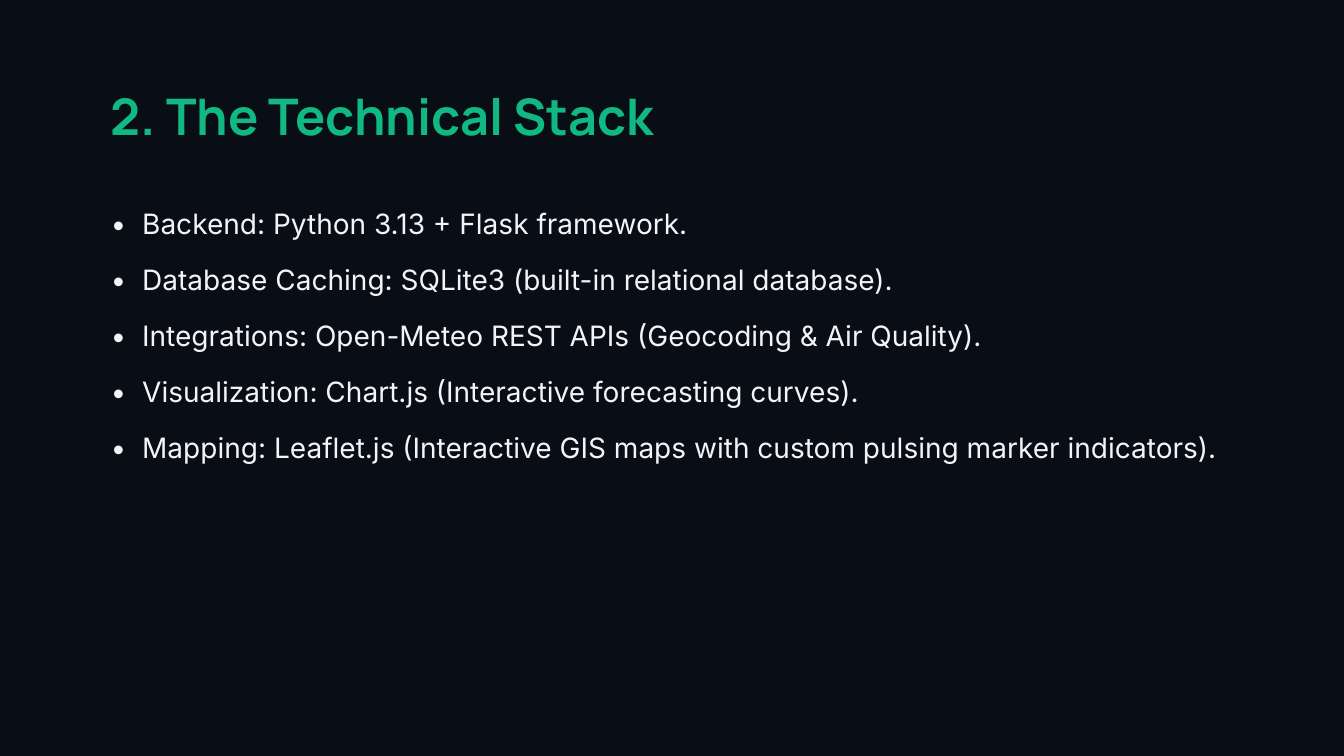
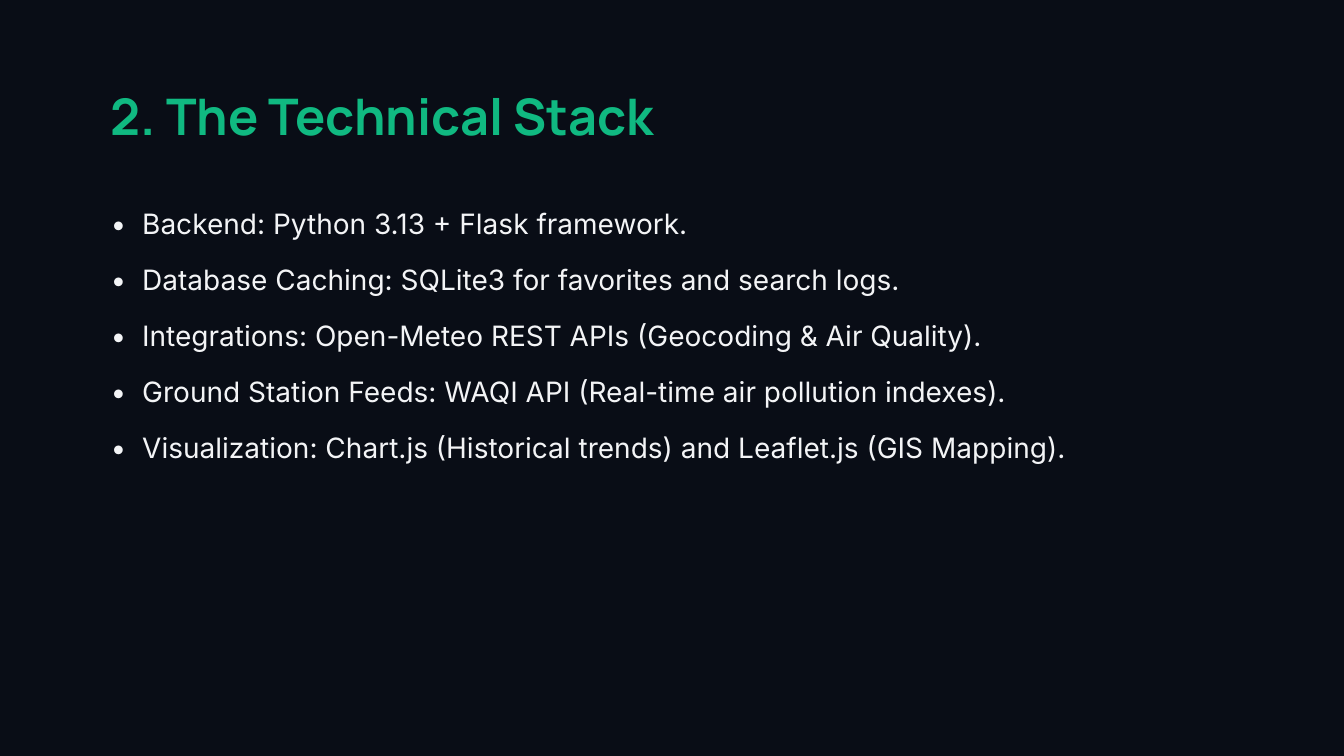
Before and after one commit to Shivaraj519/AeroQuest, a slide deck: slide 3 of AeroQuest_Presentation.pptx. Drawn at 1344x756 pixels with LibreOffice and Linux fonts; fonts in the diff are those of the drawing. Boxes give left, top, right and bottom in pixels: in the first picture for what was removed or moved away, otherwise in the second. Text is boxed around its words. In the diff, an @@ line names an element or a change of style, - is before the commit and + after.

```diff
--- a/AeroQuest_Presentation.pptx
+++ b/AeroQuest_Presentation.pptx
@@ text at (142, 268, 900, 296): text changed @@
-• Database Caching: SQLite3 (built-in relational database).
+• Database Caching: SQLite3 for favorites and search logs.
@@ text at (142, 379, 1065, 464): text changed @@
-• Visualization: Chart.js (Interactive forecasting curves).
-• Mapping: Leaflet.js (Interactive GIS maps with custom pulsing marker indicators).
+• Ground Station Feeds: WAQI API (Real-time air pollution indexes).
+• Visualization: Chart.js (Historical trends) and Leaflet.js (GIS Mapping).
```
Also in this commit, not shown: 4 other slides changed, 4 slides added, 4 slides removed, 1 other file.
